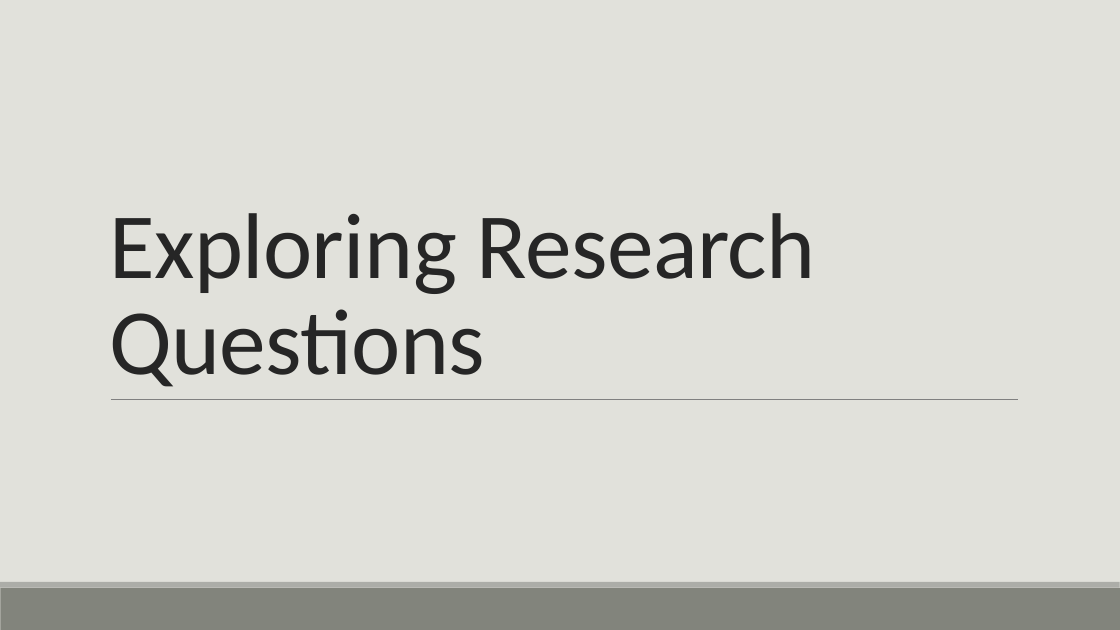
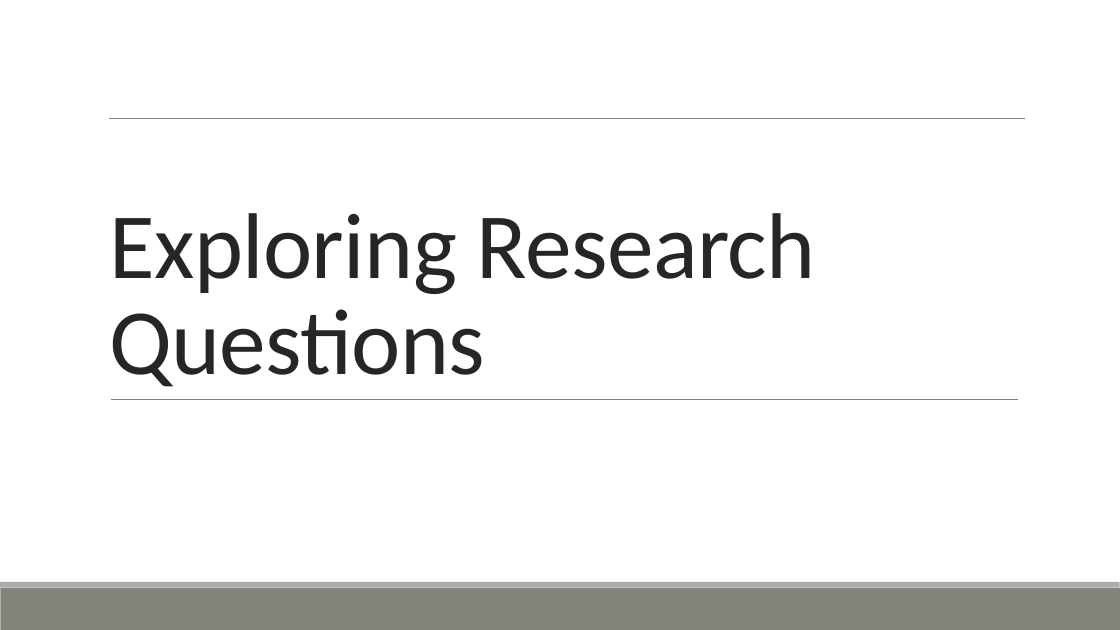
Before and after one commit to ofithcheallaigh/phd, a slide deck: slide 3 of Presentations/Supervisor Meetings/2024/Upcoming Meeting.pptx. Drawn at 1120x630 pixels with LibreOffice and Linux fonts; fonts in the diff are those of the drawing. Boxes give left, top, right and bottom in pixels: in the first picture for what was removed or moved away, otherwise in the second. Text is boxed around its words. In the diff, an @@ line names an element or a change of style, - is before the commit and + after.

```diff
--- a/Presentations/Supervisor Meetings/2024/Upcoming Meeting.pptx
+++ b/Presentations/Supervisor Meetings/2024/Upcoming Meeting.pptx
@@ background #E1E1DB to #FFFFFF @@
@@ line added from (109, 118) to (1025, 118), #808080 0.5 pt @@
```
Also in this commit, not shown: 6 other slides changed, 1 slide added, 1 slide removed.
